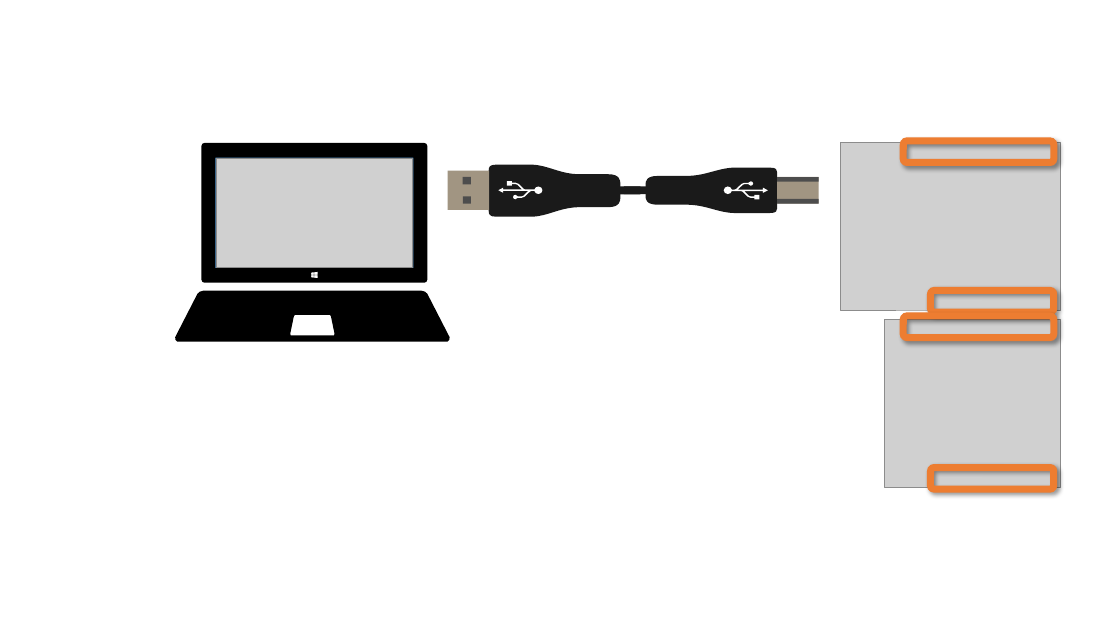
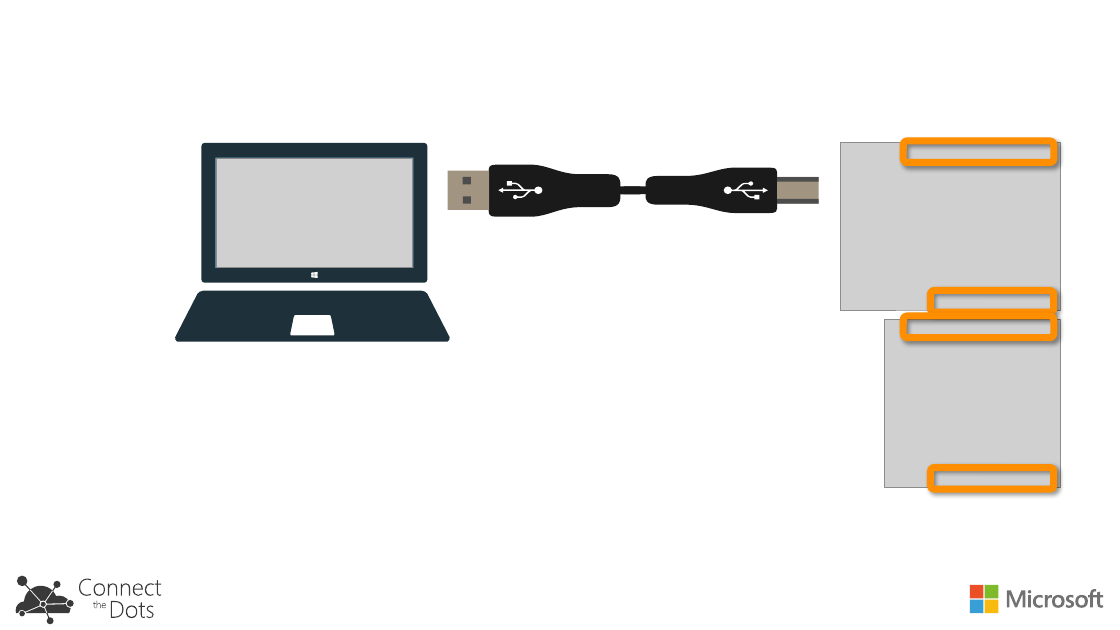
Before and after one commit to zebular13/connectthedots, a slide deck: slide 10 of HOLs/images/SolutionArchitecture/SolutionArchitecture.pptx. Drawn at 1120x630 pixels with LibreOffice and Linux fonts; fonts in the diff are those of the drawing; grey boxes stand for pictures. Boxes give left, top, right and bottom in pixels: in the first picture for what was removed or moved away, otherwise in the second. Text is boxed around its words. In the diff, an @@ line names an element or a change of style, - is before the commit and + after.

```diff
--- a/HOLs/images/SolutionArchitecture/SolutionArchitecture.pptx
+++ b/HOLs/images/SolutionArchitecture/SolutionArchitecture.pptx
@@ freeform shape at box(175, 143, 450, 342): fill #000000 to #1E313B @@
@@ rectangle at box(212, 155, 416, 271): fill #5B9BD5 to #71B1D1; outline #43739E 1 pt to #54839B 0.85 pt @@
@@ outline #ED7D31 6 pt to #FF8E00 6 pt in 4 elements at box(931, 291, 1054, 313), box(903, 141, 1054, 163), box(931, 468, 1054, 490), box(903, 316, 1054, 338) @@
@@ freeform shape added at box(16, 576, 74, 624), fill #393939 @@
@@ freeform shape added at box(79, 579, 161, 618), fill #393939 @@
@@ group added at box(970, 585, 1104, 613): 4 rectangles, 1 freeform shape @@
```
Also in this commit, not shown: 13 other slides changed, 1 slide added, 3 other files.
